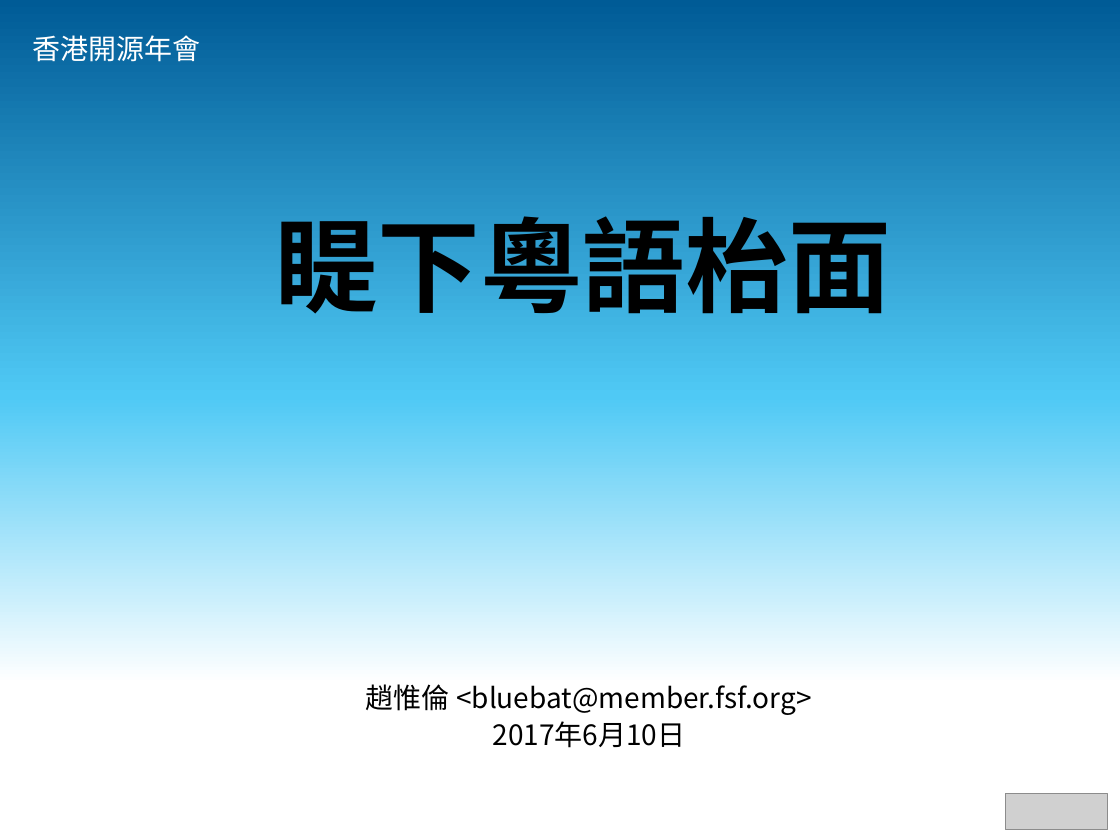
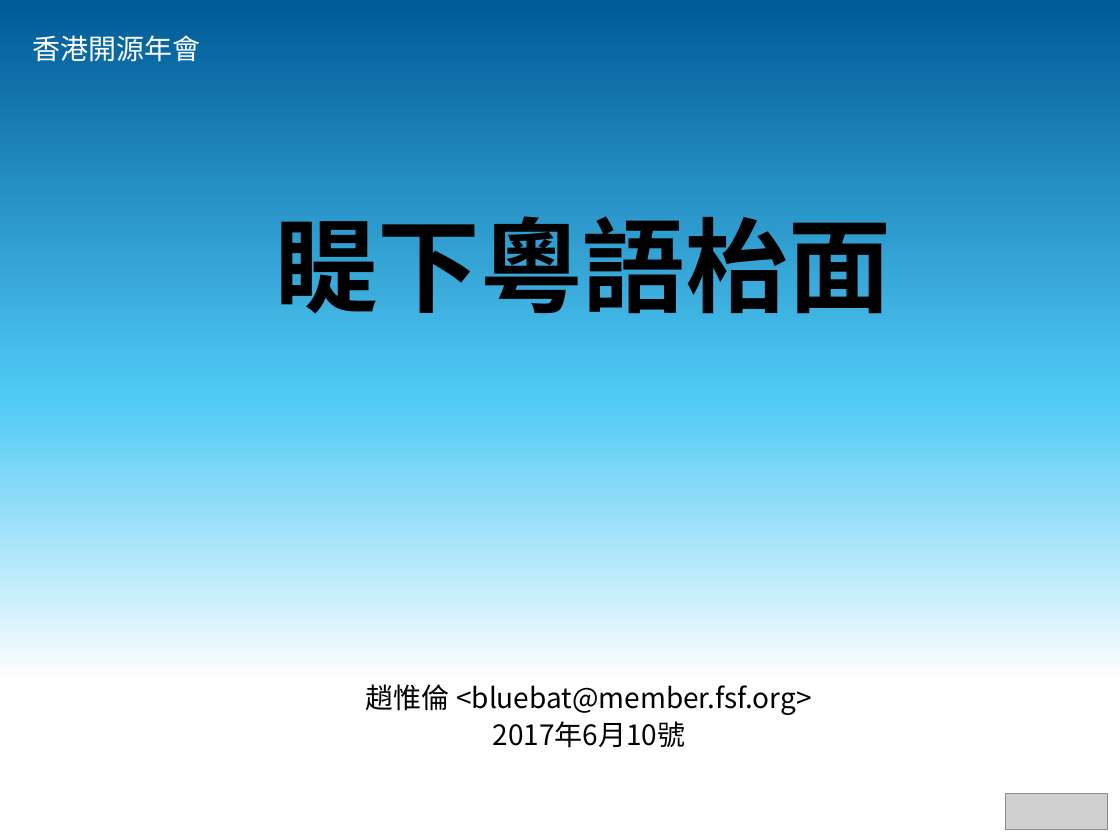
Before and after one commit to bluebat/.presentations, a slide deck: slide 1 of look-at-yue-desktop.odp. Drawn at 1120x840 pixels with LibreOffice and Linux fonts; fonts in the diff are those of the drawing; grey boxes stand for pictures; background and template pictures are left out. Boxes give left, top, right and bottom in pixels: in the first picture for what was removed or moved away, otherwise in the second. Text is boxed around its words. In the diff, an @@ line names an element or a change of style, - is before the commit and + after.

```diff
--- a/look-at-yue-desktop.odp
+++ b/look-at-yue-desktop.odp
@@ text at (492,721,685,748): text changed @@
-2017年6月10日
+2017年6月10號
```
Also in this commit, not shown: 8 other slides changed, 2 other files.
